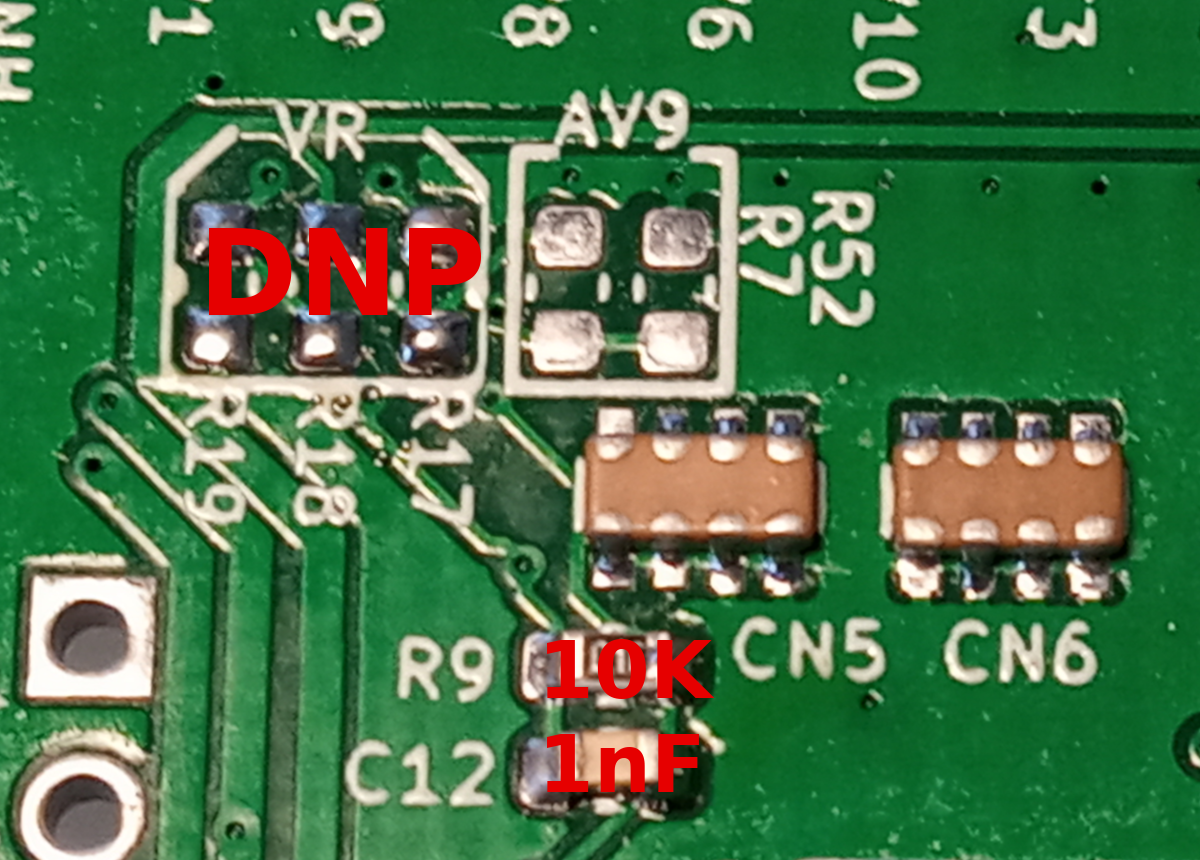
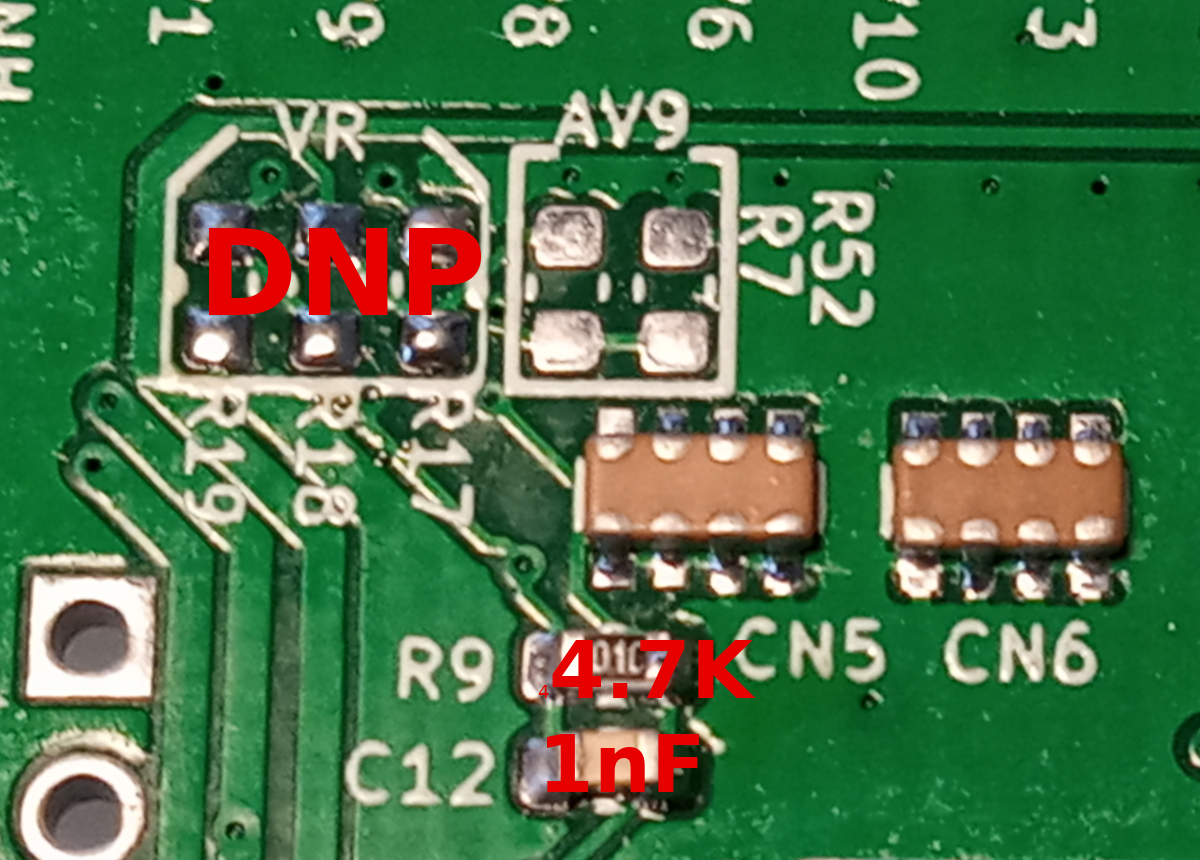
The second 1200 × 860 image is a revision of the first. Changes to its layers:
renamed "10K ..." to "44.7K ...", painted on it over box(538, 639, 756, 699)
